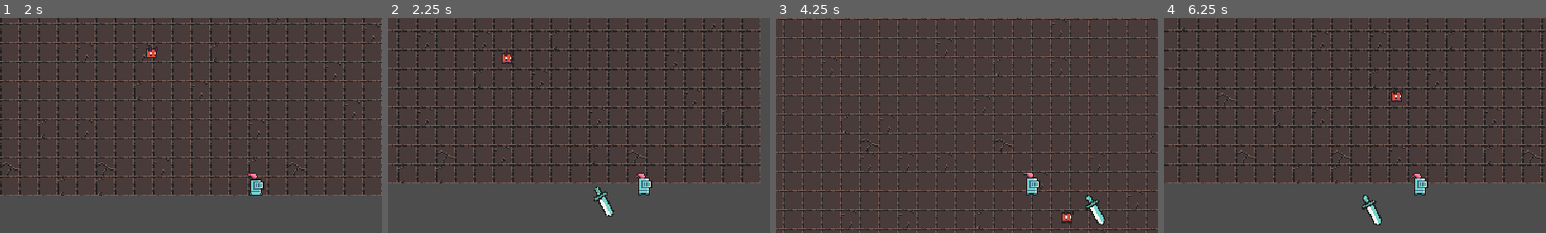
Above: before the commit, frames 1-4 (left to right).
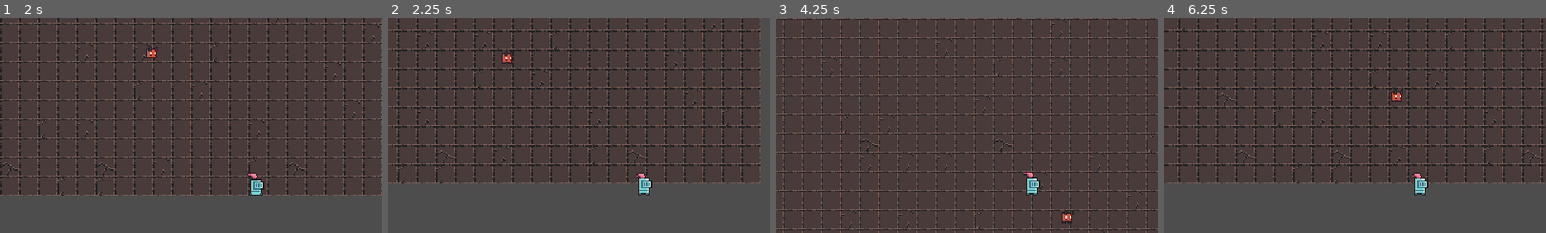
Above: after the commit, the same moments.

Repository: pilarsen97/godot-topdown
Game: Godot game, scene res://src/levels/level_01/level_01.tscn
Same seed, same stepped clock (60 frames per second), same inputs: the game is played once before the commit and once after it.
Inputs:
- Up to frame 1 (2 s): tap Enter at 0.5 s; hold D (move_right) 0.53-1.28 s; hold S (move_down) from 1.28 s (still down)
- Up to frame 2 (2.25 s): release S (move_down) at 2.03 s; hold D (move_right) from 2.03 s (still down)
- Up to frame 3 (4.25 s): release D (move_right) at 2.78 s; hold W (move_up) 2.78-3.53 s; hold A (move_left) from 3.53 s (still down)
- Up to frame 4 (6.25 s): release A (move_left) at 5.03 s; hold S (move_down) 5.03-5.78 s; hold D (move_right) from 5.78 s (still down)
The pictures show only the part of the screen within x 16-66%, y 9-59%; the shares and areas given below are measured in that part.

Frame 1 is identical in both runs. In frame 2, 0.4% of the frame differs, in the area x 53-60%, y 78-93%; in frame 3, 0.4%; in frame 4, 0.4%, in the area x 51-58%, y 82-97%.

Commit message:
refactor/lesson-5: EventBus + Spawned контейнер вместо get_parent().add_child

Diff:
--- a/project.godot
+++ b/project.godot
@@ -7,6 +7,10 @@
 run/main_scene="uid://d37vd2ud41eym"
 config/features=PackedStringArray("4.6", "Forward Plus")
 config/icon="res://icon.svg"
+
+[autoload]
+
+EventBus="*res://src/autoload/event_bus.gd"
 
 [display]
 
@@ -39,6 +43,14 @@
 ]
 }
 
+[layer_names]
+
+2d_physics/layer_1="player"
+2d_physics/layer_2="enemy"
+2d_physics/layer_3="player_hitbox"
+2d_physics/layer_4="enemy_hitbox"
+2d_physics/layer_5="world"
+
 [rendering]
 
 textures/canvas_textures/default_texture_filter=0
--- /dev/null
+++ b/src/autoload/event_bus.gd
@@ -0,0 +1,6 @@
+extends Node
+## Глобальная "доска объявлений": кто-то кричит — кто-то слышит.
+## Никто не лезет в чужие узлы напрямую через get_parent().add_child().
+
+## Запросить спавн способности/снаряда в текущем уровне.
+signal spawn_in_level_requested(scene: PackedScene, position: Vector2)
--- a/src/entities/imp/imp.gd
+++ b/src/entities/imp/imp.gd
@@ -1,18 +1,20 @@
 extends CharacterBody2D
 
-var max_speed = 80
+@export var max_speed: float = 80.0
+
+var _player: Node2D = null
+
 
 func _ready() -> void:
-	pass
+	_player = get_tree().get_first_node_in_group("player") as Node2D
 
-func _process(delta: float) -> void:
-	var direction = get_direction_to_player()
-	velocity = max_speed * direction
+
+func _physics_process(_delta: float) -> void:
+	velocity = max_speed * _direction_to_player()
 	move_and_slide()
 
-func get_direction_to_player():
-	var player = get_tree().get_first_node_in_group("player") as Node2D
-	if player != null:
-		# Схема с началом вектора и концом
-		return (player.global_position - global_position).normalized()
-	return Vector2.ZERO
+
+func _direction_to_player() -> Vector2:
+	if _player == null:
+		return Vector2.ZERO
+	return (_player.global_position - global_position).normalized()
--- a/src/entities/imp/imp.tscn
+++ b/src/entities/imp/imp.tscn
@@ -51,7 +51,7 @@
 radius = 4.0
 
 [node name="Imp" type="CharacterBody2D" unique_id=562335351]
-collision_layer = 0
+collision_layer = 2
 script = ExtResource("1_g1alo")
 
 [node name="AnimatedSprite2D" type="AnimatedSprite2D" parent="." unique_id=811835063]
--- a/src/entities/player/abilities/attack/attack_controller.gd
+++ b/src/entities/player/abilities/attack/attack_controller.gd
@@ -1,23 +1,13 @@
 extends Node
 
-#var attack_ability: PackedScene = preload("res://src/entities/player/abilities/attack/attack_ability.tscn")
 @export var attack_ability: PackedScene
-
-# Called when the node enters the scene tree for the first time.
-func _ready() -> void:
-	pass # Replace with function body.
-
-
-# Called every frame. 'delta' is the elapsed time since the previous frame.
-func _process(delta: float) -> void:
-	pass
 
 
 func _on_timer_timeout() -> void:
-	var player = get_tree().get_first_node_in_group("player") as Node2D
+	if attack_ability == null:
+		return
+	var player := get_tree().get_first_node_in_group("player") as Node2D
 	if player == null:
 		return
-
-	var attack_instance = attack_ability.instantiate() as Node2D
-	player.get_parent().add_child(attack_instance)
-	attack_instance.global_position = player.global_position
+	# Не лезем в чужое дерево — просим уровень заспавнить за нас.
+	EventBus.spawn_in_level_requested.emit(attack_ability, player.global_position)
--- a/src/entities/player/player.gd
+++ b/src/entities/player/player.gd
@@ -1,19 +1,15 @@
 extends CharacterBody2D
 
-var max_speed = 200
+@export var max_speed: float = 200.0
 
 
-func _ready() -> void:
-	pass
-
-
-func _process(delta: float) -> void:
-	var direction = movement_vector().normalized()
+func _physics_process(_delta: float) -> void:
+	var direction := _movement_vector().normalized()
 	velocity = max_speed * direction
 	move_and_slide()
 
 
-func movement_vector():
-	var movement_x = Input.get_action_strength("move_right") - Input.get_action_strength("move_left")
-	var movement_y = Input.get_action_strength("move_down") - Input.get_action_strength("move_up")
-	return Vector2(movement_x, movement_y)
+func _movement_vector() -> Vector2:
+	var x := Input.get_action_strength("move_right") - Input.get_action_strength("move_left")
+	var y := Input.get_action_strength("move_down") - Input.get_action_strength("move_up")
+	return Vector2(x, y)
--- a/src/entities/player/player.tscn
+++ b/src/entities/player/player.tscn
@@ -61,7 +61,7 @@
 radius = 5.0
 
 [node name="Player" type="CharacterBody2D" unique_id=1620218492 groups=["player"]]
-collision_layer = 0
+collision_layer = 1
 script = ExtResource("1_tk761")
 
 [node name="AnimatedSprite2D" type="AnimatedSprite2D" parent="." unique_id=358464175]
--- a/src/levels/level_01/level_01.tscn
+++ b/src/levels/level_01/level_01.tscn
@@ -108,6 +108,8 @@
 tile_map_data = PackedByteArray("AAAlABMAAAAAAAAAAAAlABIAAAAAAAAAAAAlABEAAAAAAAAAAAAlABAAAAAAAAAAAAAlAA8AAAAAAAAAAAAlAA …(12080 unchanged characters)…
 tile_set = SubResource("TileSet_51g85")
 
+[node name="Spawned" type="Node" parent="."]
+
 [node name="Player" parent="." instance=ExtResource("2_player")]
 position = Vector2(320, 180)
 
Not shown, changed: docs/lesson-1.md
Not shown, changed: docs/lesson-2.md
Not shown, changed: docs/lesson-3.md
Not shown, changed: docs/lesson-4.md
Not shown, changed: docs/lesson-5.md
Not shown, added: docs/refactor.md
